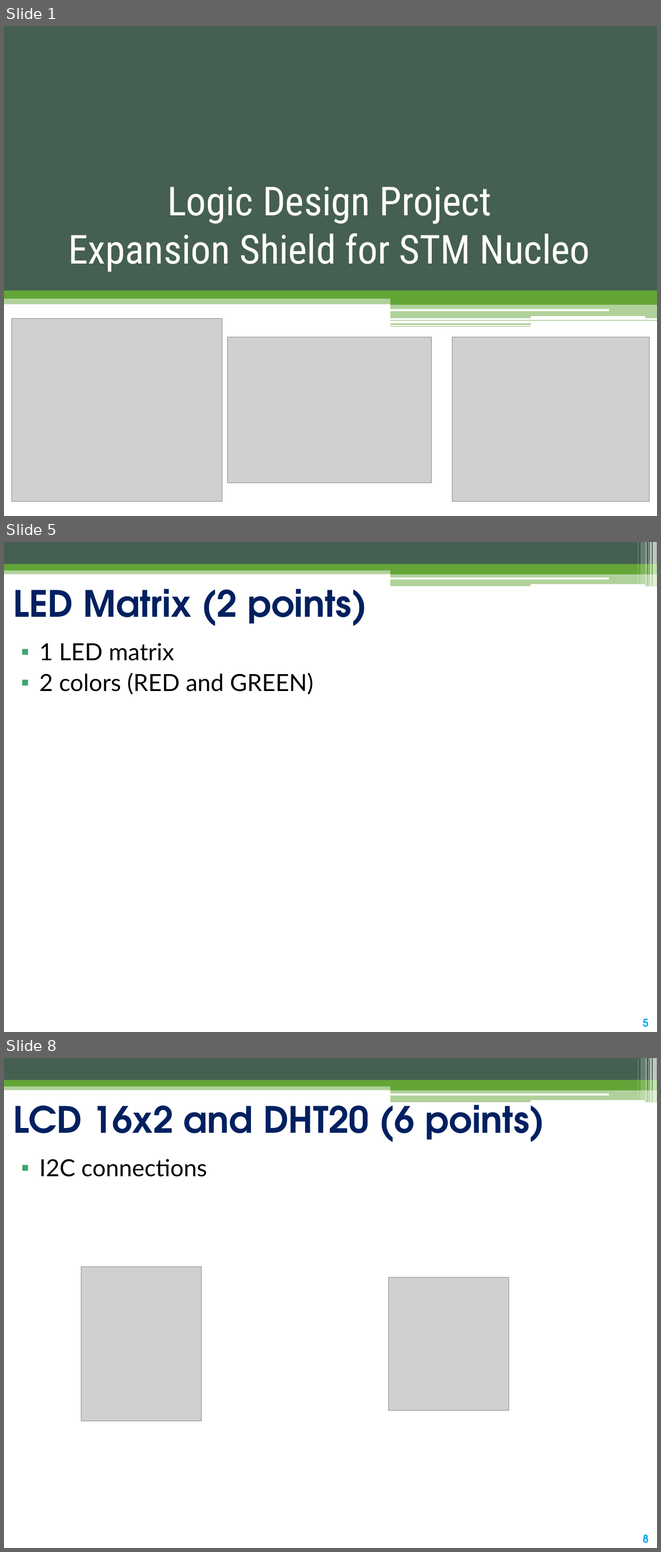
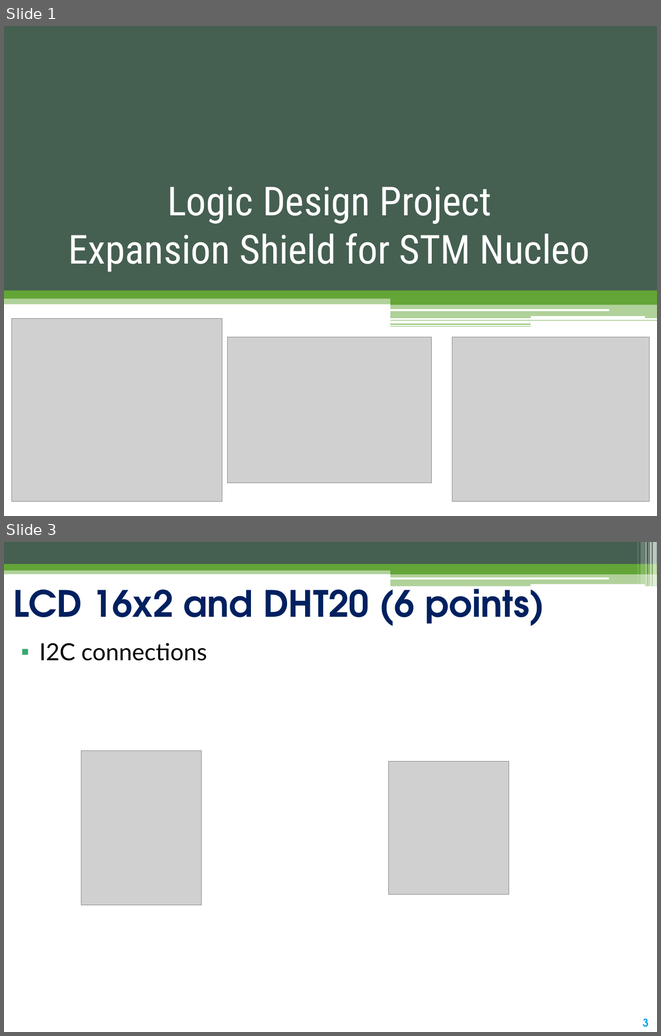
Before and after one commit to cmq2002/Expansion_shield_STMNucleo, a slide deck: LogicDesignProject.pptx. Shown one above the other, each under a label of ours: slides 1, 5 and 8 before the commit, slides 1 and 3 after it; the slides between them are not shown. The pictures are 661x1552 and 661x1036 pixels, drawn with LibreOffice and Linux fonts; fonts in the diff are those of the drawing; grey boxes stand for pictures. Boxes give left, top, right and bottom in pixels: in the first picture for what was removed or moved away, otherwise in the second. Text is boxed around its words. In the diff, an @@ line names an element or a change of style, - is before the commit and + after.

```diff
--- a/LogicDesignProject.pptx
+++ b/LogicDesignProject.pptx
@@ slide 5 removed at <box>4,542,657,1032</box>, background #FFFFFF; not listed: 14 template elements that a slide beside it also shows @@
@@ title removed at <box>13,589,367,626</box> @@
-LED Matrix (2 points)
@@ text removed at <box>40,643,314,695</box> @@
-▪ 1 LED matrix
-▪ 2 colors (RED and GREEN)
@@ what was slide 8 is now slide 3 @@
@@ page number at <box>643,1018,648,1027</box>: text changed @@
-8
+3
```
Also in this commit, not shown: 1 slide changed, 4 slides added, 4 other slides removed, 7 other files.
